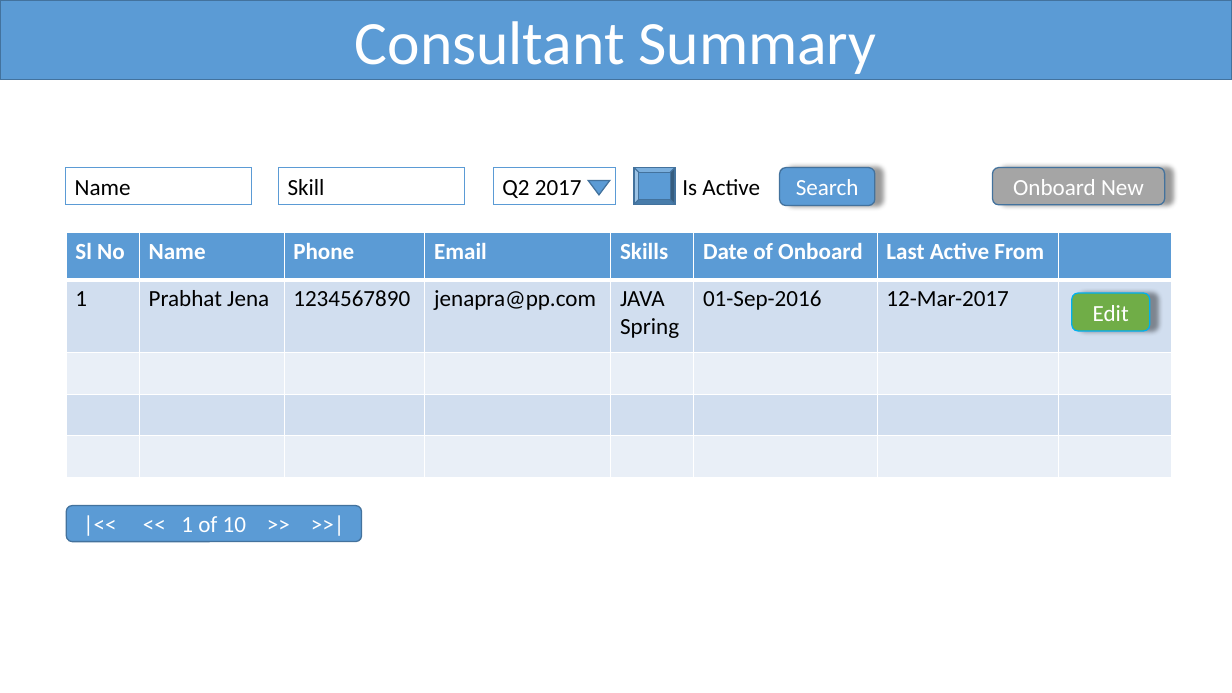
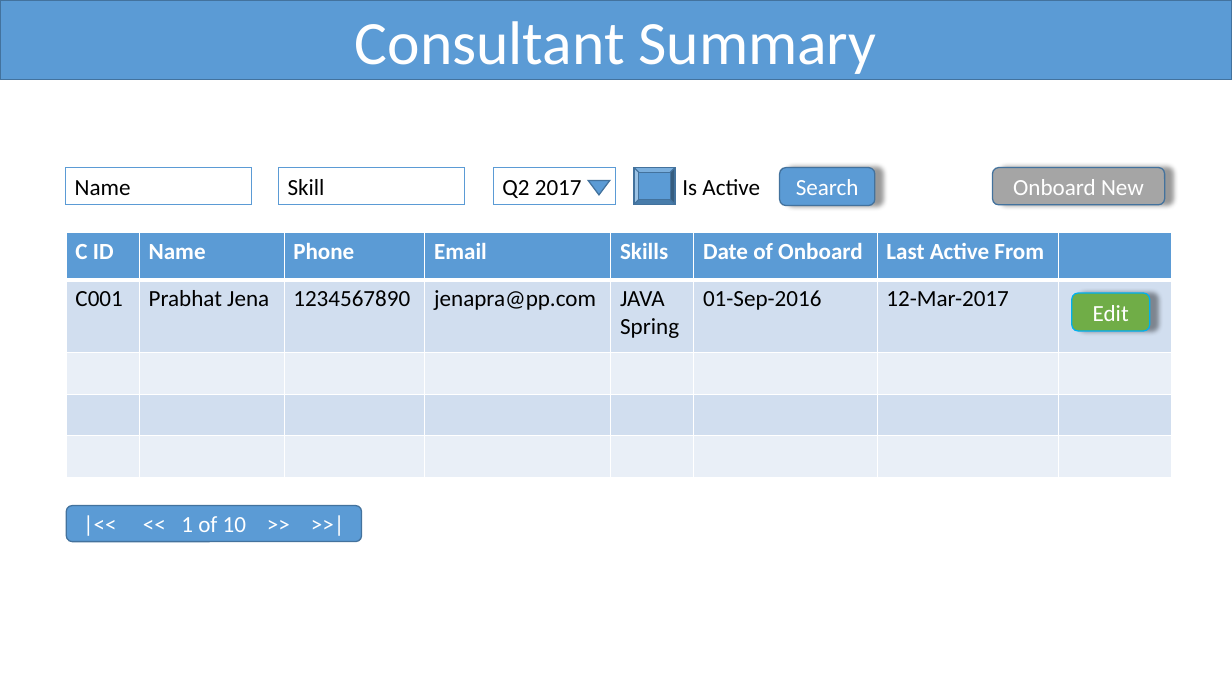
Before and after one commit to PrabhatKJena/Consult-IT-Payments, a slide deck: slide 1 of docs/ConsultIT_Design.pptx. Drawn at 1232x693 pixels with LibreOffice and Linux fonts; fonts in the diff are those of the drawing. Boxes give left, top, right and bottom in pixels: in the first picture for what was removed or moved away, otherwise in the second. Text is boxed around its words. In the diff, an @@ line names an element or a change of style, - is before the commit and + after.

```diff
--- a/docs/ConsultIT_Design.pptx
+++ b/docs/ConsultIT_Design.pptx
@@ table at [67, 233, 1173, 478] @@
-row 1, column 1: Sl No
+row 1, column 1: C ID
-row 2, column 1: 1
+row 2, column 1: C001
```
Also in this commit, not shown: 3 other slides changed, 1 slide added, 2 other files.
